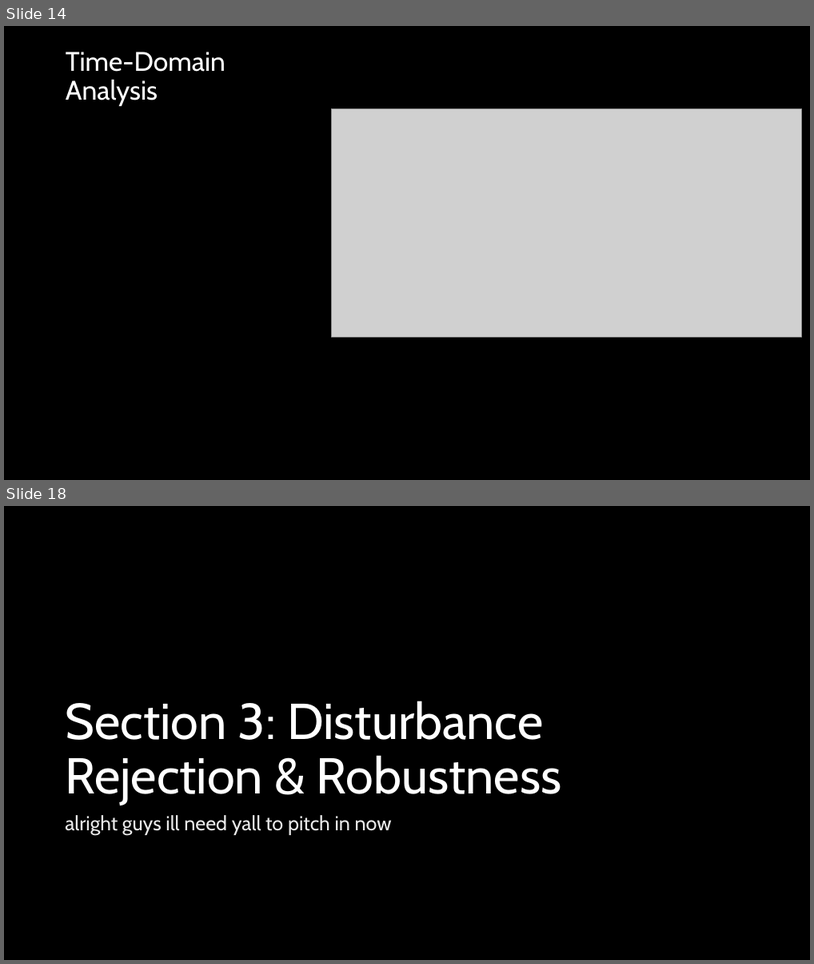
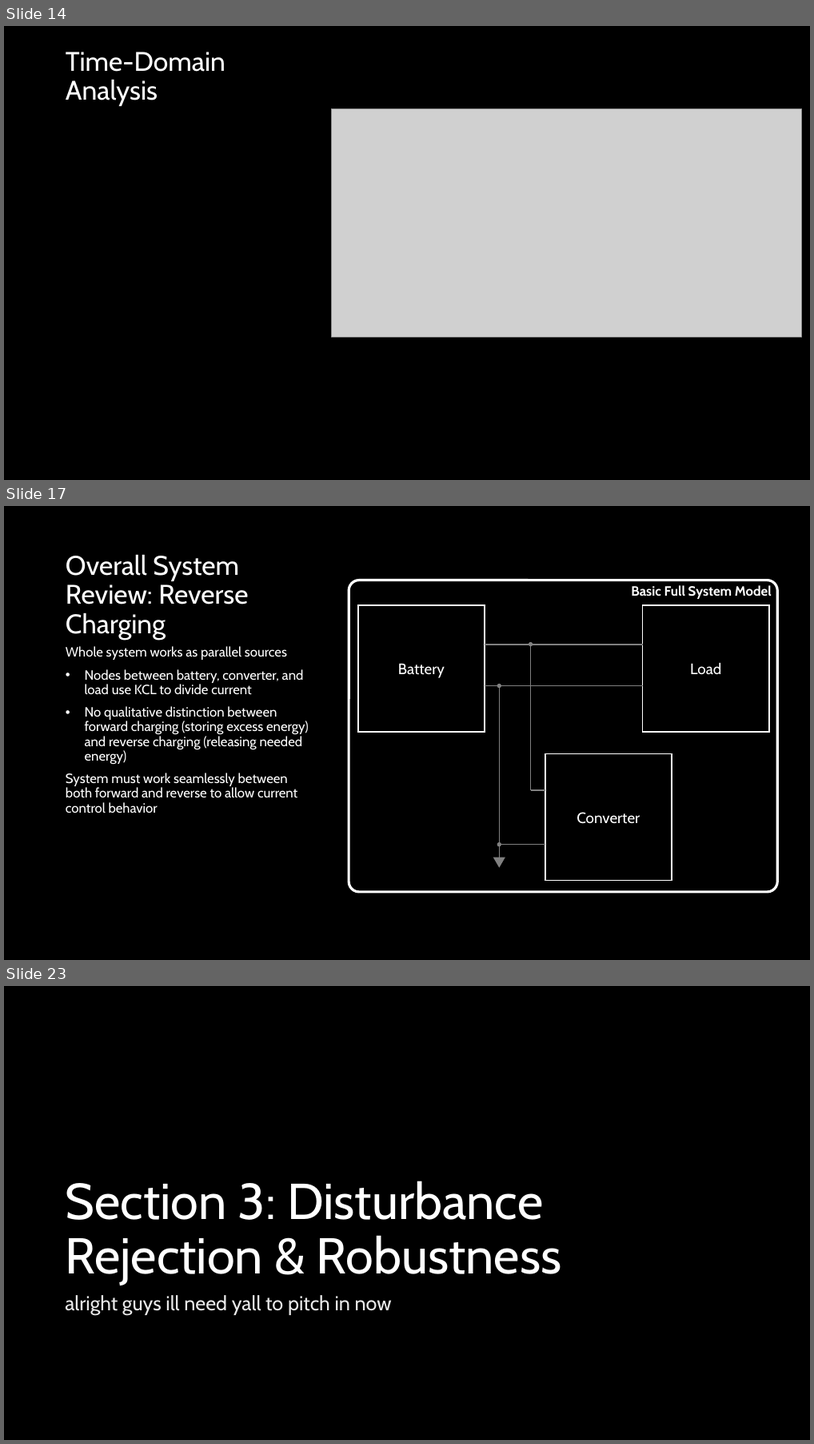
Before and after one commit to ut-ras/rm_electrical-supercap_v2, a slide deck: UT Robomasters – Supercap Power Stage Modeling.pptx. Shown one above the other, each under a label of ours: slides 14 and 18 before the commit, slides 14, 17 and 23 after it; the slides between them are not shown. The pictures are 814x964 and 814x1444 pixels, drawn with LibreOffice and Linux fonts; fonts in the diff are those of the drawing; grey boxes stand for pictures. Boxes give left, top, right and bottom in pixels: in the first picture for what was removed or moved away, otherwise in the second. Text is boxed around its words. In the diff, an @@ line names an element or a change of style, - is before the commit and + after.

Commit message:
started work on reverse charging functionality

```diff
--- a/UT Robomasters – Supercap Power Stage Modeling.pptx
+++ b/UT Robomasters – Supercap Power Stage Modeling.pptx
@@ slide 17 added at (4,506,810,960), background #000000 @@
@@ title added at (66,554,248,640), 32 pt, text #FFFFFF @@
+Overall System Review: Reverse Charging
@@ rounded rectangle added at (349,580,778,892), outline #FFFFFF 3 pt @@
@@ text added at (631,585,772,599), 16 pt, text #FFFFFF, bold @@
+Basic Full System Model
@@ text added at (66,646,309,813), 16 pt, text #FFFFFF @@
+Whole system works as parallel sources
+• Nodes between battery, converter, and load use KCL to divide current
+• No qualitative distinction between forward charging (storing excess energy) and reverse charging (releasing needed energy)
+System must work seamlessly between both forward and reverse to allow current control behavior
@@ group added at (358,605,770,880): 6 lines, 3 rectangles, 3 ellipses, 1 triangle @@
+Battery
+Load
+Converter
@@ what was slide 18 is now slide 23 @@
```
Also in this commit, not shown: 4 slides changed, 7 other slides added, 2 slides removed, 1 other file.
